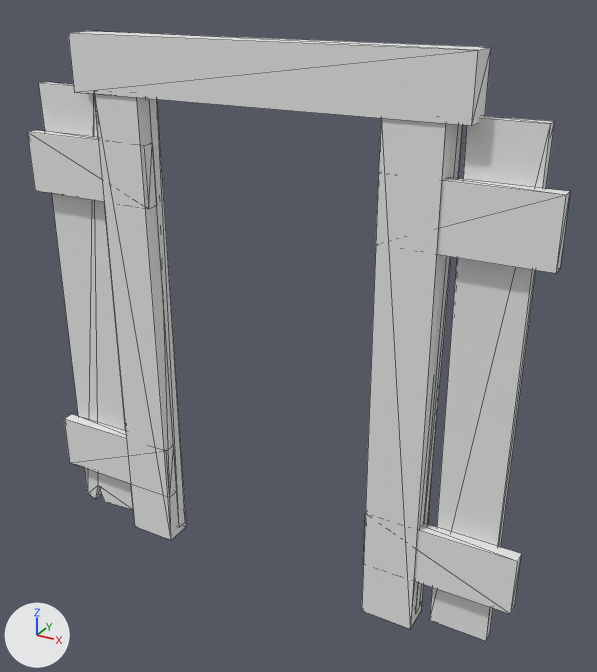
The glTF model assets/build/plank_kit/doorway_b_lod2.glb, before and after one commit.
The view is the same before and after, from a camera (50 mm lens) standing at (1.48, -2.47, 2.31) and looking at (0.11, 0.02, 1.06). Lighting does not change. The marker at lower left points along +X, +Y and +Z. The picture after the commit comes second. Mesh edges are drawn as thin lines. Vertices at exactly the same position are counted once.

The scene before the commit, as lines of its bpy script (objects in view):
```python
me_doorway_b_lod2 = bpy.data.meshes.new('doorway_b_LOD2')
me_doorway_b_lod2.from_pydata(...)  # 124 vertices, 188 faces; spans x -1.04..1.04, y -0.11..0.01, z 0.0..2.11
me_doorway_b_lod2.materials.append(mat_plank_kit)  # its picture is missing
ob_doorway_b_lod2 = bpy.data.objects.new('doorway_b_LOD2', me_doorway_b_lod2)
ob_doorway_b_lod2.location = (0.0, 0.0, 0.0)
```
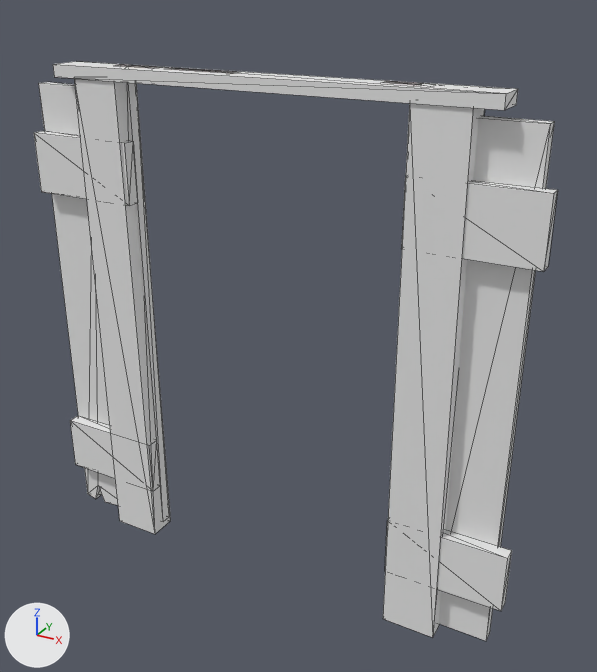
The change, as a diff of the scene's bpy script:
```diff
--- a/assets/build/plank_kit/doorway_b_lod2.glb.py
+++ b/assets/build/plank_kit/doorway_b_lod2.glb.py
@@ me_doorway_b_lod2 @@
 # used by ob_doorway_b_lod2; location = (0.0, 0.0, 0.0)
-me_doorway_b_lod2.from_pydata(...)  # 124 vertices, 188 faces; spans x -1.04..1.04, y -0.11..0.01, z 0.0..2.11
+me_doorway_b_lod2.from_pydata(...)  # 118 vertices, 180 faces; spans x -1.0..1.0, y -0.11..0.01, z 0.0..2.0
+# me_doorway_b_lod2 part 1: a new loose piece, a box spanning x -0.388..-0.099, y -0.045..0.0, z 1.95..2.0, in mat_plank_kit (its picture is missing)
+# me_doorway_b_lod2 part 2: the loose piece of 8 vertices spanning x -1.03..-0.46, y -0.09..-0.05, z 1.5..1.74 is scaled about its middle by (-0.786, 1, -0.995), then moved by (-0.03, 0.0, -1.28)
+# me_doorway_b_lod2 part 3: the loose piece of 8 vertices spanning x 0.46..1.03, y -0.09..-0.05, z 0.23..0.46 is scaled about its middle by (0.785, 1, 1), then moved by (0.03, 0.0, 0.0)
+# me_doorway_b_lod2 part 4: the loose piece of 8 vertices spanning x -0.67..-0.46, y -0.1..0.01, z 0.0..1.92 is scaled about its middle by (0.982, 1, 1.02), then moved by (-0.09, 0.0, 0.02)
+# me_doorway_b_lod2 part 5: the loose piece of 8 vertices spanning x 0.46..0.67, y -0.1..0.01, z 0.0..1.92 is scaled about its middle by (0.973, 1, 1.02), then moved by (0.09, 0.0, 0.02)
+# me_doorway_b_lod2 part 6: the loose piece of 8 vertices spanning x -0.75..0.75, y -0.11..0.01, z 1.91..2.11 is scaled about its middle by (1.12, 1, 0.221), then moved by (0.0, 0.0, -0.03)
+# me_doorway_b_lod2 part 7: the loose piece of 8 vertices spanning x 0.46..1.04, y -0.09..-0.05, z 1.5..1.74 is rebuilt with 8 vertices and now spans x 0.55..1.0, y -0.09..-0.05, z 1.5..1.74
+# me_doorway_b_lod2 part 8: the loose piece of 8 vertices spanning x -1.04..-0.46, y -0.09..-0.05, z 0.22..0.46 is deleted
+# me_doorway_b_lod2 part 9
+# 12 vertices are removed from x -0.46..0.46, y -0.05..0.0, z 1.9..2.01
+# 32 faces are deleted
+# 10 vertices move from x -0.55..0.46, y -0.05..0.0, z 0.03..2.09 to x -0.61..0.55, y -0.05..0.0, z 0.03..2.0
+# 15 vertices are added at x -1.0..0.56, y -0.09..-0.05, z 1.5..2.0
+# 7 new vertices lie (0.0, 0.05, 0.0) away from vertices in x -0.46..0.56, y -0.05, z 1.9..2.0
+# 46 new faces join them
+# other edits to the shape of me_doorway_b_lod2 do not show in these pictures
 me_doorway_b_lod2.materials.append(mat_plank_kit)
```

Where the change shows, as pixel boxes [x1, y1, x2, y2] in the pictures (597 x 672 px; the box of a moved part takes in the faces that stretch with it):
'doorway_b_LOD2', reshaped
    before: [28, 31, 570, 641]
    after: [34, 61, 558, 641]
part 1 of me_doorway_b_lod2, added
    after: [166, 68, 238, 73]
part 2 of me_doorway_b_lod2, moved or reshaped
    before: [28, 130, 157, 209]
    after: [70, 416, 160, 491]
part 3 of me_doorway_b_lod2, moved or reshaped
    before: [363, 513, 522, 614]
    after: [385, 520, 512, 611]
part 4 of me_doorway_b_lod2, moved or reshaped
    before: [95, 94, 187, 540]
    after: [74, 79, 171, 534]
part 5 of me_doorway_b_lod2, moved or reshaped
    before: [362, 118, 452, 629]
    after: [383, 103, 485, 637]
part 6 of me_doorway_b_lod2, moved or reshaped
    before: [68, 31, 491, 126]
    after: [53, 61, 518, 110]
part 7 of me_doorway_b_lod2, rebuilt (19% narrower)
    before: [376, 173, 570, 273]
    after: [402, 176, 558, 272]
part 8 of me_doorway_b_lod2, deleted
    before: [64, 414, 177, 497]
part 9 of me_doorway_b_lod2, moved or reshaped (mostly hidden before)
    before: [147, 99, 458, 524]
    after: [34, 65, 423, 520]
